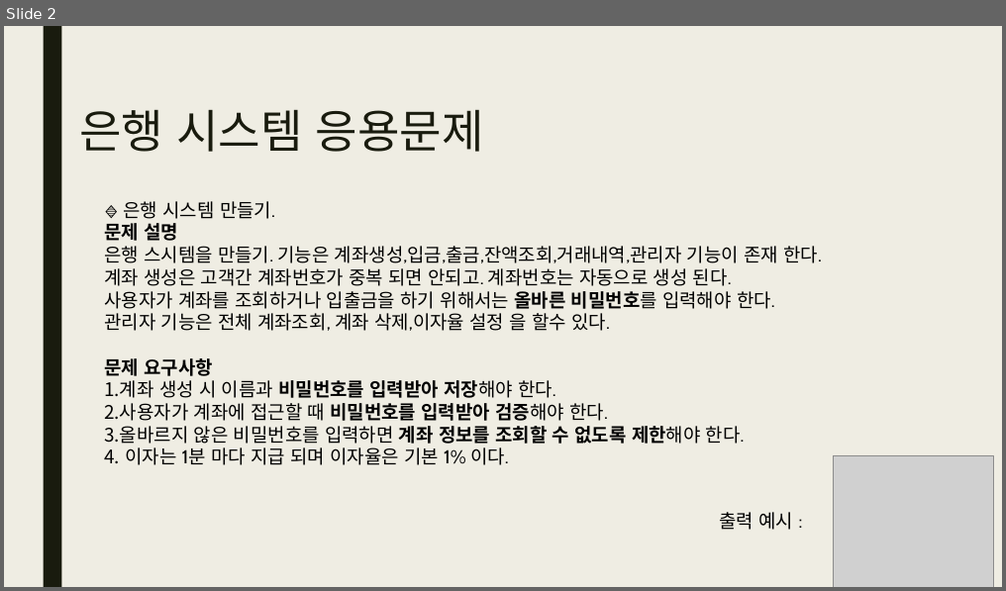
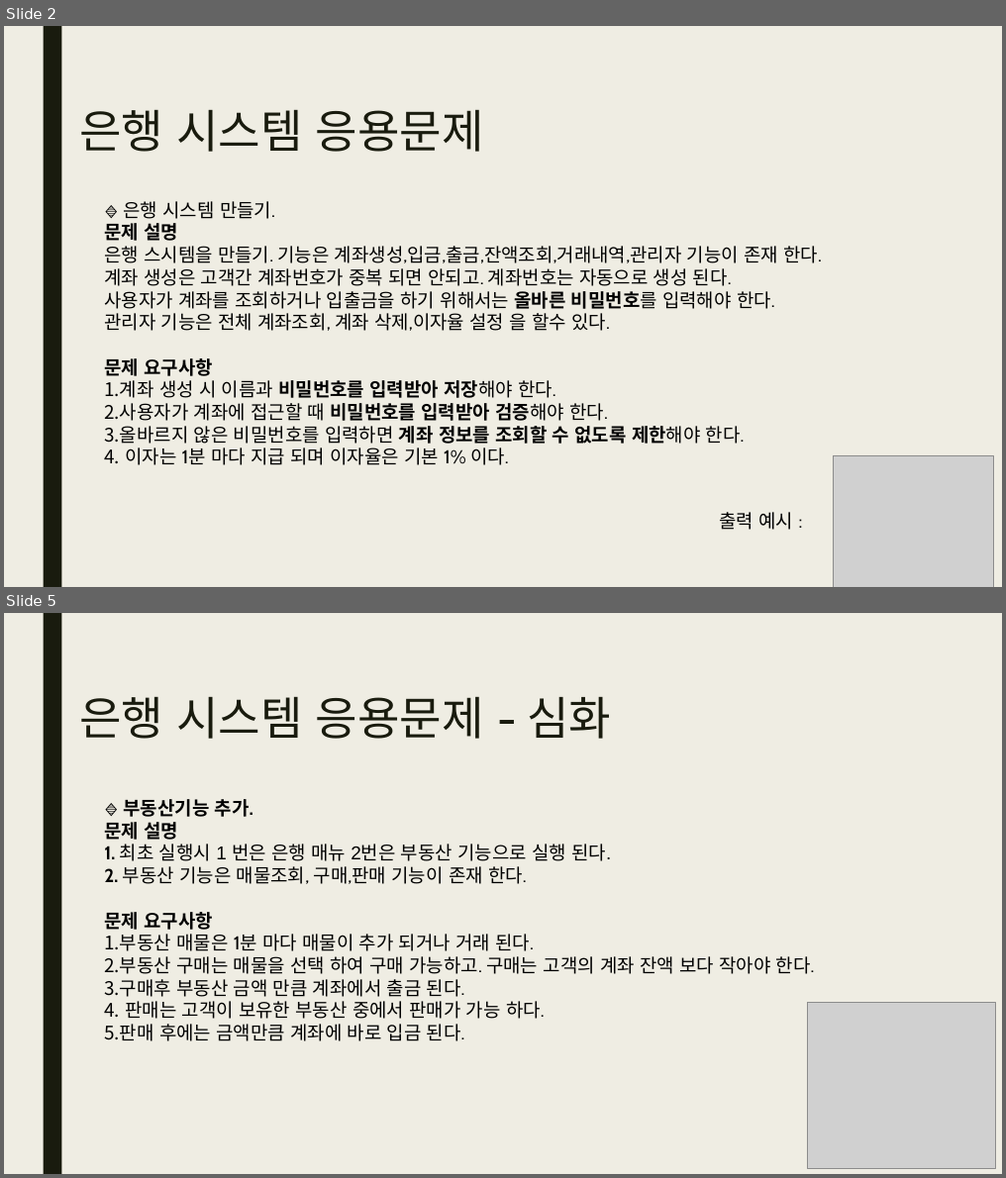
Before and after one commit to gomtings/JeoninHighSchool, a slide deck: 수업교제/2025/1학기/파이썬 기초07.pptx. Shown one above the other, each under a label of ours: slide 2 before the commit, slides 2 and 5 after it; the slides between them are not shown. The pictures are 1006x591 and 1006x1178 pixels, drawn with LibreOffice and Linux fonts; fonts in the diff are those of the drawing; grey boxes stand for pictures. Boxes give left, top, right and bottom in pixels: in the first picture for what was removed or moved away, otherwise in the second. Text is boxed around its words. In the diff, an @@ line names an element or a change of style, - is before the commit and + after.

Commit message:
부동산 시스템 추가.
1. 부동산 거래 시스템 추가.

```diff
--- a/수업교제/2025/1학기/파이썬 기초07.pptx
+++ b/수업교제/2025/1학기/파이썬 기초07.pptx
@@ slide 5 added at (4,613,1002,1174), background #EFEDE3; not listed: 1 template element that a slide beside it also shows @@
@@ text added at (79,696,611,739), 44 pt, text #191B0E @@
+은행 시스템 응용문제 - 심화
@@ text added at (104,799,815,1042), 18 pt, text #000000 @@
+🔹 부동산기능 추가.
+문제 설명
+1. 최초 실행시 1 번은 은행 매뉴 2번은 부동산 기능으로 실행 된다.
+2. 부동산 기능은 매물조회, 구매,판매 기능이 존재 한다.
+문제 요구사항
+1. 부동산 매물은 1분 마다 매물이 추가 되거나 거래 된다.
+2. 부동산 구매는 매물을 선택 하여 구매 가능하고. 구매는 고객의 계좌 잔액 보다 작아야 한다.
+3. 구매후 부동산 금액 만큼 계좌에서 출금 된다.
+4. 판매는 고객이 보유한 부동산 중에서 판매가 가능 하다.
+5. 판매 후에는 금액만큼 계좌에 바로 입금 된다.
@@ picture added at (808,1002,996,1169) @@
```
Also in this commit, not shown: 2 slides changed, 1 other file.
